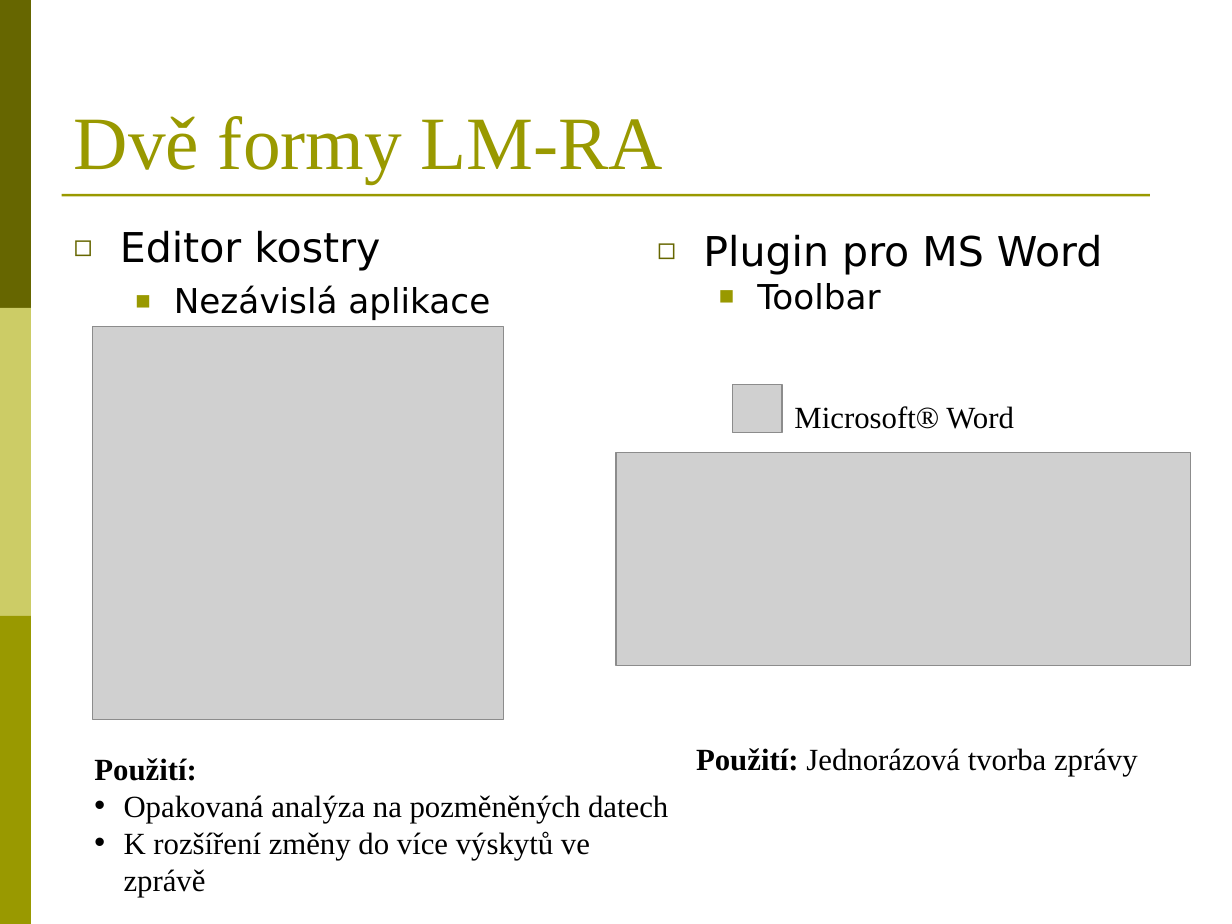
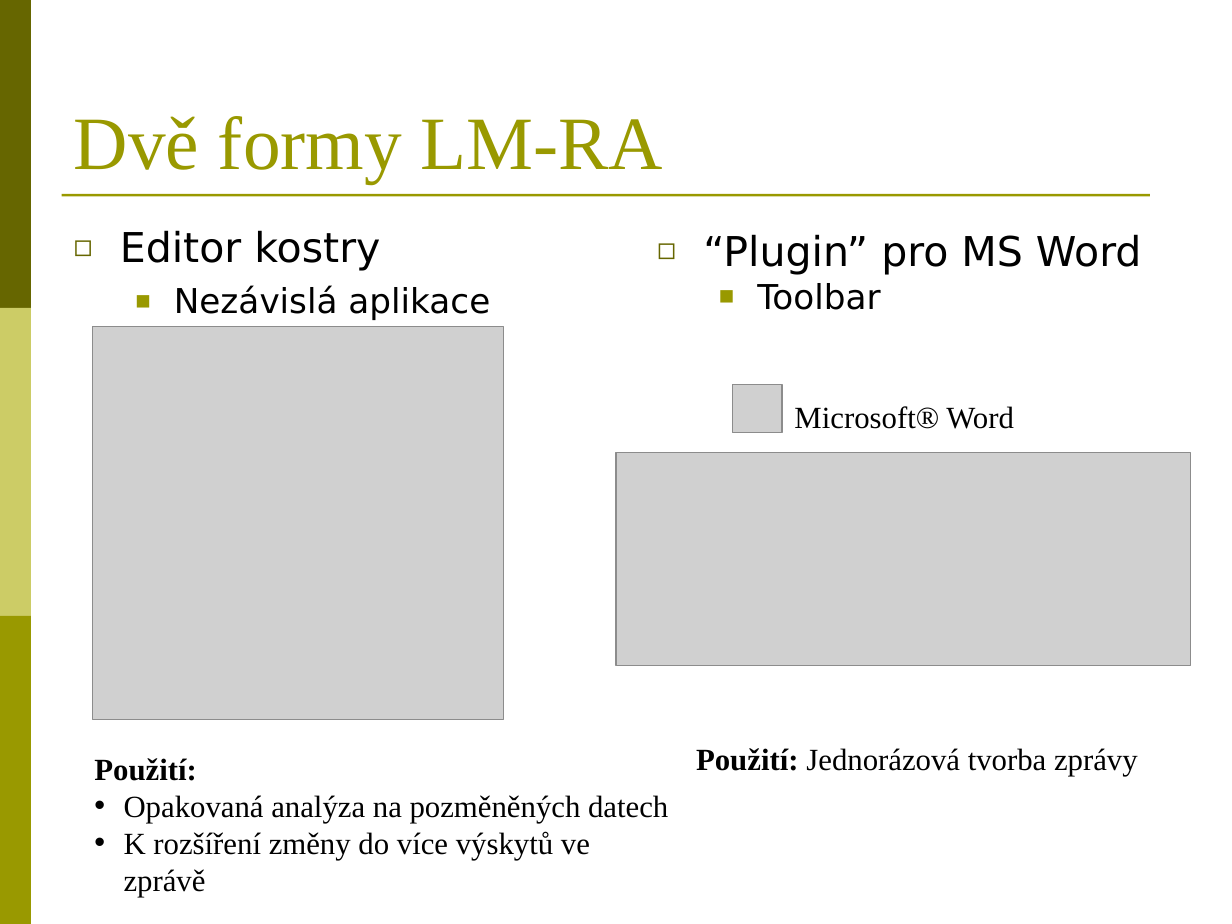
Before and after one commit to BackupTheBerlios/reportasistent-svn, a slide deck: slide 3 of trunk/Dokumenty/LM-Report Asistent.ppt. Drawn at 1232x924 pixels with LibreOffice and Linux fonts; fonts in the diff are those of the drawing; grey boxes stand for pictures. Boxes give left, top, right and bottom in pixels: in the first picture for what was removed or moved away, otherwise in the second. Text is boxed around its words. In the diff, an @@ line names an element or a change of style, - is before the commit and + after.

```diff
--- a/trunk/Dokumenty/LM-Report Asistent.ppt
+++ b/trunk/Dokumenty/LM-Report Asistent.ppt
@@ text at <box>703,234,1141,275</box>: text changed @@
-◻ Plugin pro MS Word
+◻ “Plugin” pro MS Word
```
Also in this commit, not shown: 3 other slides changed.
